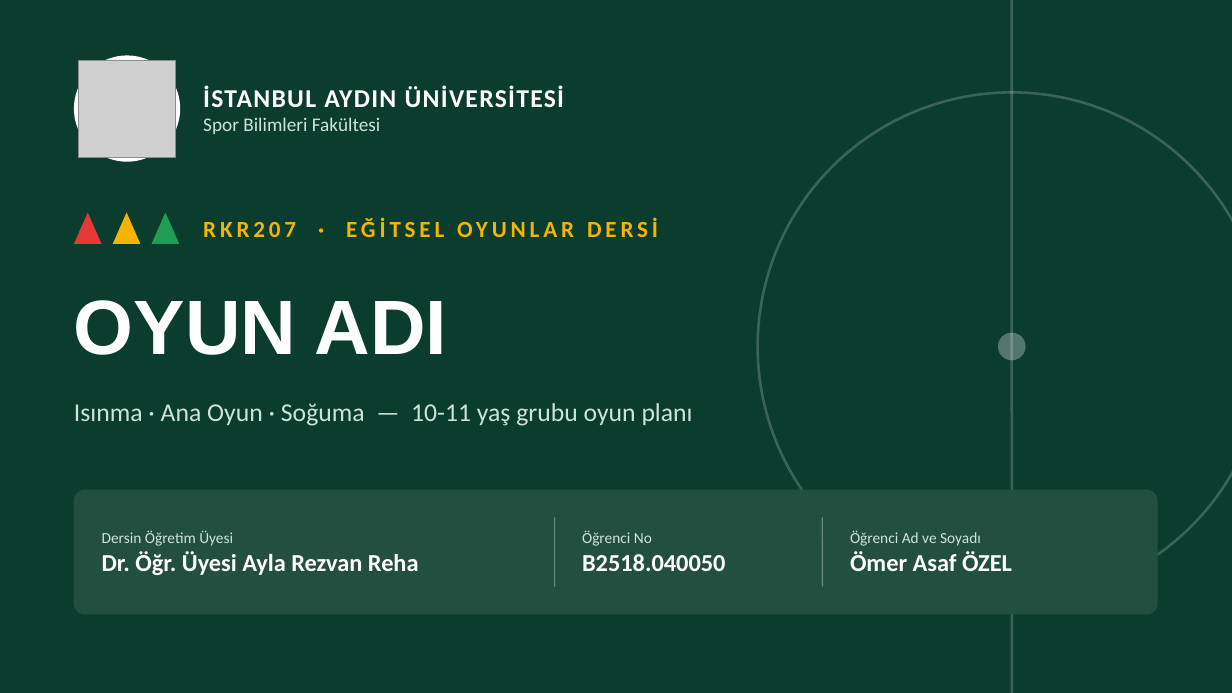
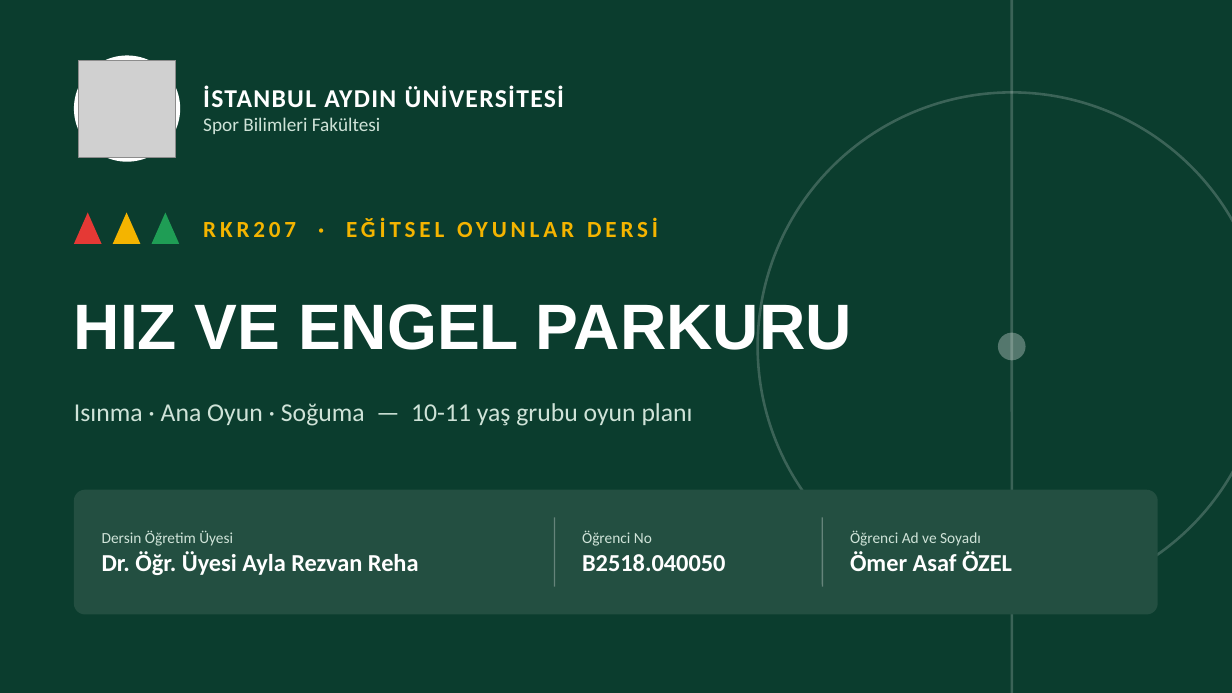
Before and after one commit to ozelozan/mandalin-claude, a slide deck: slide 1 of RKR207_Egitsel_Oyunlar.pptx. Drawn at 1232x693 pixels with LibreOffice and Linux fonts; fonts in the diff are those of the drawing; grey boxes stand for pictures. Boxes give left, top, right and bottom in pixels: in the first picture for what was removed or moved away, otherwise in the second. Text is boxed around its words. In the diff, an @@ line names an element or a change of style, - is before the commit and + after.

```diff
--- a/RKR207_Egitsel_Oyunlar.pptx
+++ b/RKR207_Egitsel_Oyunlar.pptx
@@ text at (74,298,852,361): text changed; size 60 to 50 pt @@
-OYUN ADI
+HIZ VE ENGEL PARKURU
```
Also in this commit, not shown: 1 slide added, 1 slide removed.
